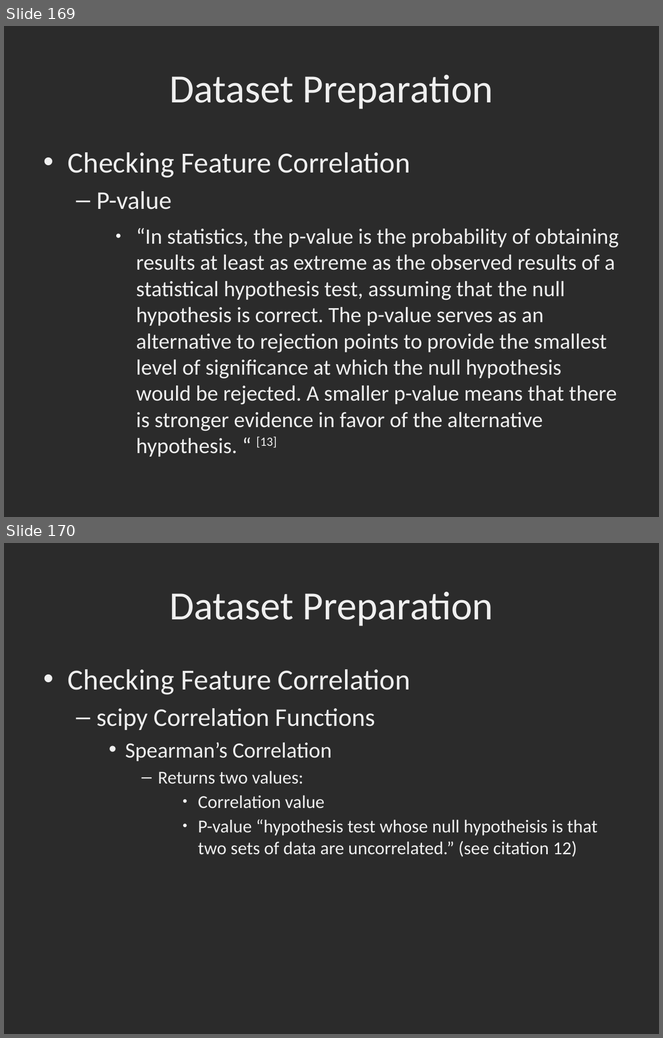
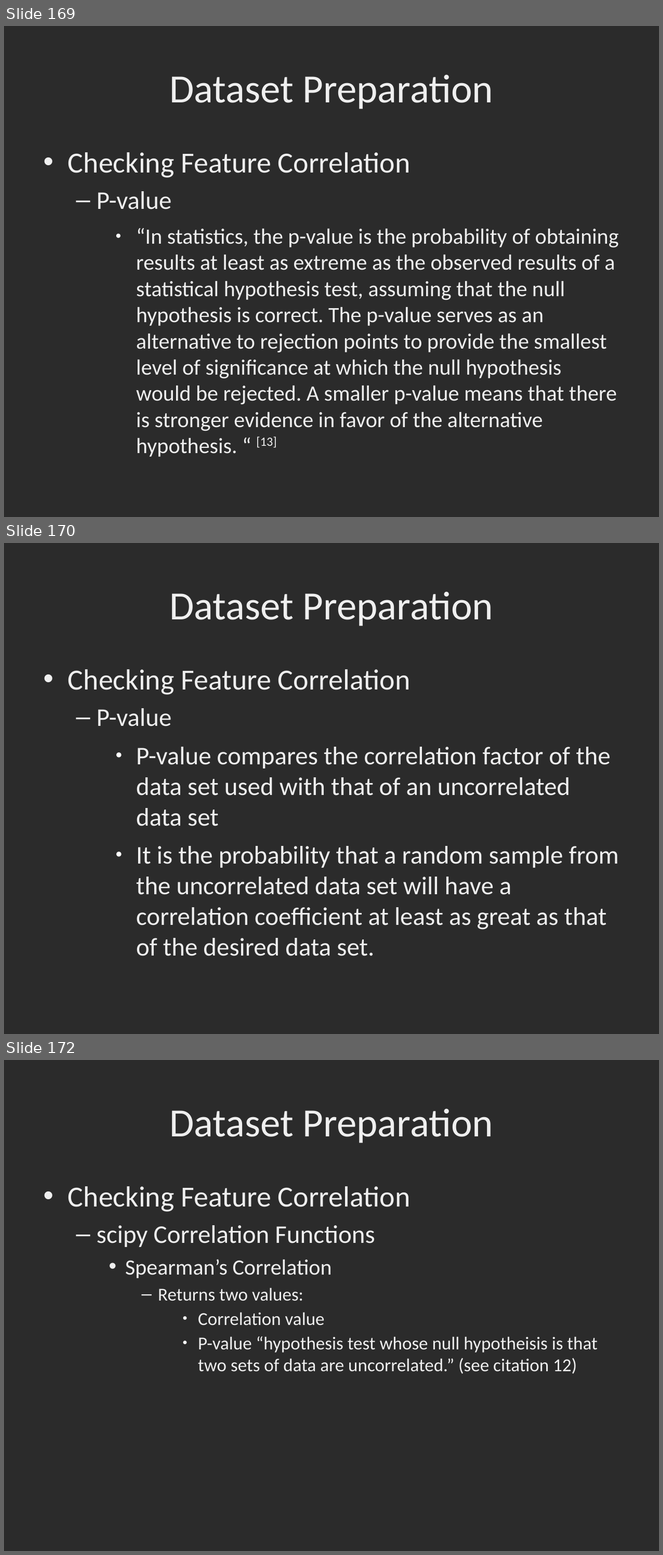
Before and after one commit to dbowmans46/PracticalProgramming, a slide deck: Session 7 - Python/Instructional Material/Session 7 - Python Brief Intro to Machine Learning with Scikit Learn.odp. Shown one above the other, each under a label of ours: slides 169 and 170 before the commit, slides 169, 170 and 172 after it; the slides between them are not shown. The pictures are 663x1038 and 663x1555 pixels, drawn with LibreOffice and Linux fonts; fonts in the diff are those of the drawing; background and template pictures are left out; a plain dark background stands for a picture behind light text. Boxes give left, top, right and bottom in pixels: in the first picture for what was removed or moved away, otherwise in the second. Text is boxed around its words. In the diff, an @@ line names an element or a change of style, - is before the commit and + after.

Commit message:
Added more explanation for p-values.  Prepared code for class by commenting out code not in first examples.

```diff
--- a/Session 7 - Python/Instructional Material/Session 7 - Python Brief Intro to Machine Learning with Scikit Learn.odp
+++ b/Session 7 - Python/Instructional Material/Session 7 - Python Brief Intro to Machine Learning with Scikit Learn.odp
@@ slide 170 added at <box>4,543,659,1034</box>, background picture (left out) @@
@@ title added at <box>169,592,494,626</box>, 44 pt, text #EFEFEF @@
+Dataset Preparation
@@ text added at <box>68,669,619,956</box>, 28 pt, text #EFEFEF @@
+• Checking Feature Correlation
+  – P-value
+    ● P-value compares the correlation factor of the data set used with that of an uncorrelated data set
+    ● It is the probability that a random sample from the uncorrelated data set will have a correlation coefficient at least as great as that of the desired data set.
@@ what was slide 170 is now slide 172 @@
```
Also in this commit, not shown: 4 slides changed, 5 other slides added, 1 slide removed, 1 other file.
